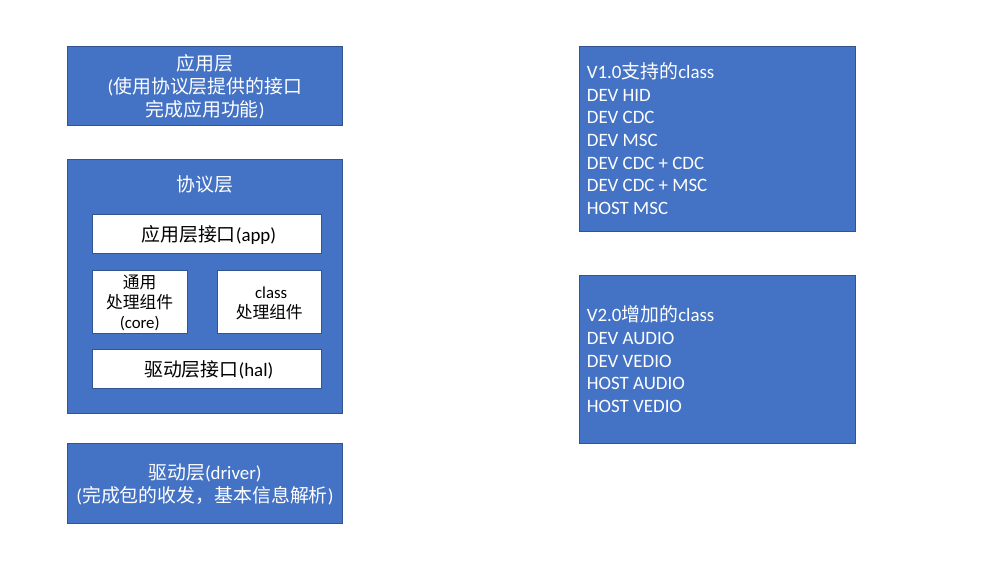
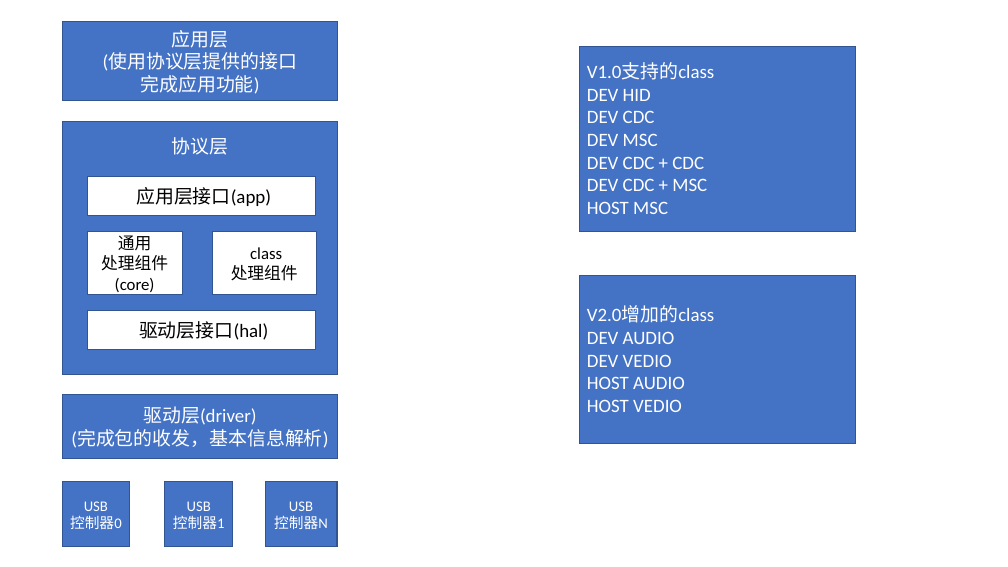
Before and after one commit to rabbitusb/rabbit, a slide deck: slide 1 of usb/document/USB stack design.pptx. Drawn at 1008x567 pixels with LibreOffice and Linux fonts; fonts in the diff are those of the drawing. Boxes give left, top, right and bottom in pixels: in the first picture for what was removed or moved away, otherwise in the second. Text is boxed around its words. In the diff, an @@ line names an element or a change of style, - is before the commit and + after.

```diff
--- a/usb/document/USB stack design.pptx
+++ b/usb/document/USB stack design.pptx
@@ rectangle "应用层": place and size @@
-rectangle "应用层" at [67,46,343,126]
+rectangle "应用层" at [62,21,338,101]
@@ 5 rectangles: place and size @@
-5 rectangles at [67,160,343,414]
+5 rectangles at [62,121,338,375]
@@ rectangle "驱动层(driver)": place and size @@
-rectangle "驱动层(driver)" at [67,444,343,523]
+rectangle "驱动层(driver)" at [62,394,338,459]
@@ rectangle added at [62,482,130,547], fill #4472C4, outline #325491 1 pt, 14 pt, text #FFFFFF @@
+USB
+控制器0
@@ rectangle added at [165,482,233,547], fill #4472C4, outline #325491 1 pt, 14 pt, text #FFFFFF @@
+USB
+控制器1
@@ rectangle added at [265,482,337,547], fill #4472C4, outline #325491 1 pt, 14 pt, text #FFFFFF @@
+USB
+控制器N
```
Also in this commit, not shown: 2 slides added, 1 slide removed, 13 other files.
